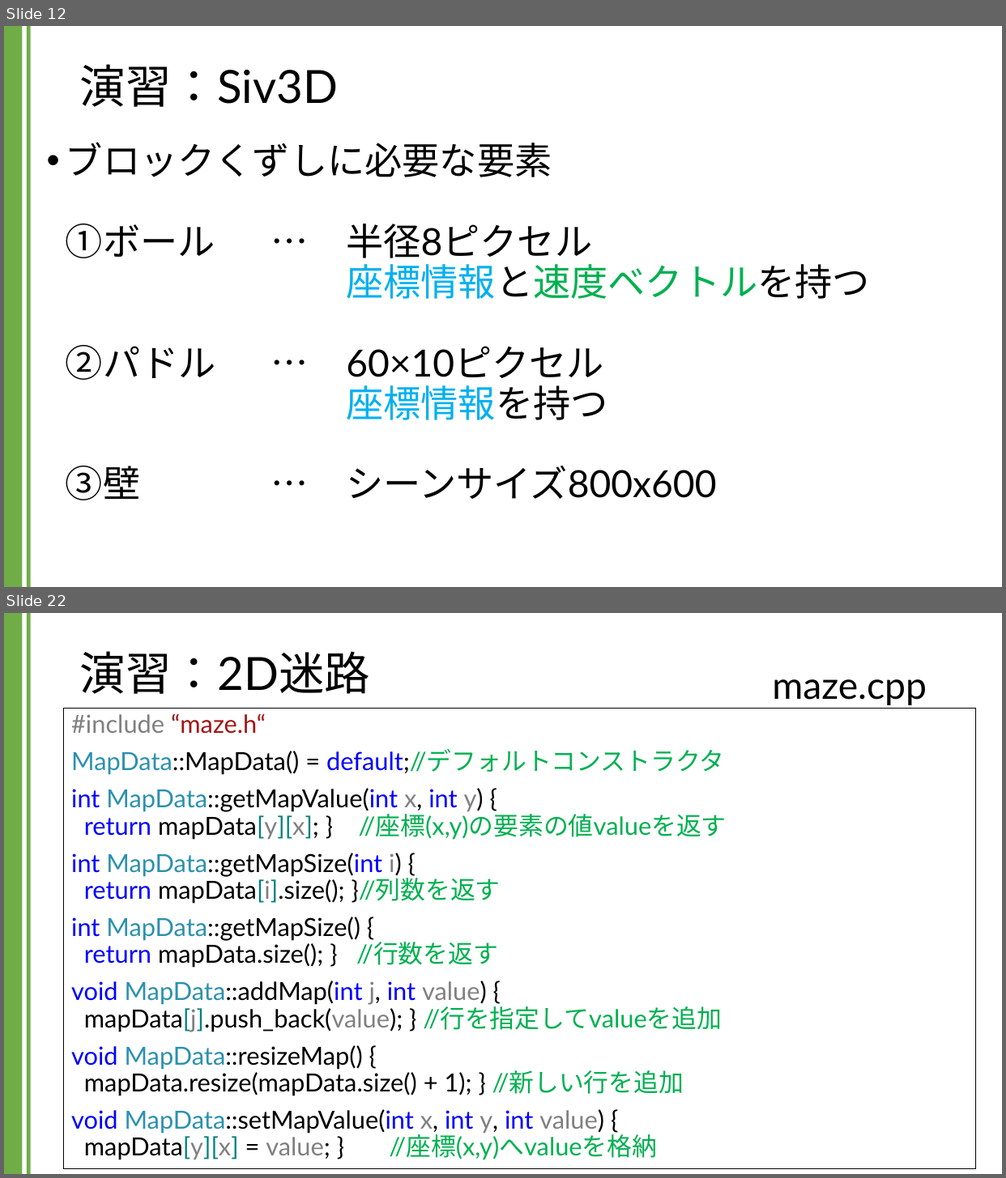
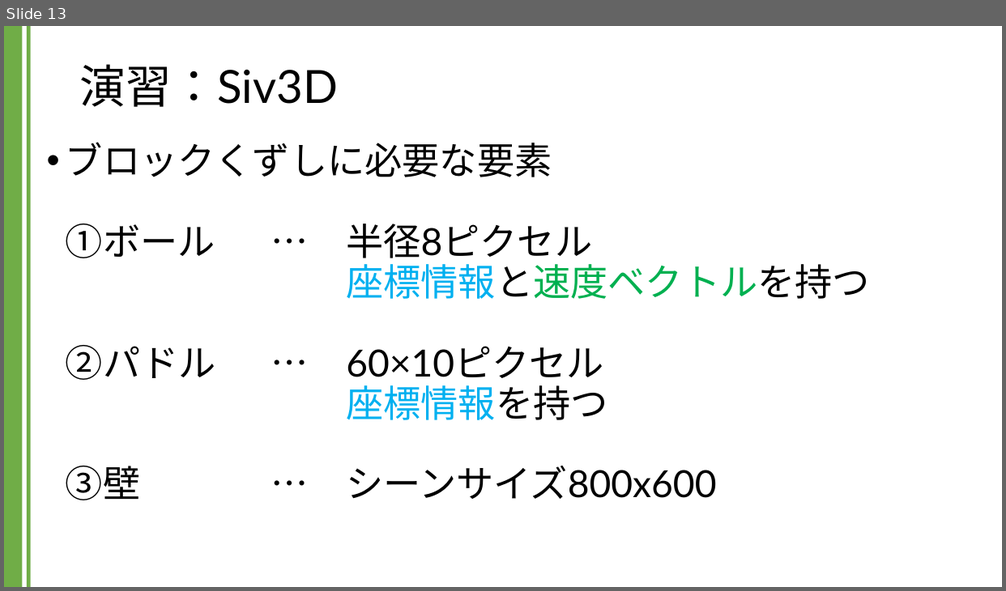
Before and after one commit to kic-murata/cpp2024, a slide deck: 授業資料/演習課題：Siv3D.pptx. Shown one above the other, each under a label of ours: slides 12 and 22 before the commit, slide 13 after it; the slides between them are not shown. The pictures are 1006x1178 and 1006x591 pixels, drawn with LibreOffice and Linux fonts; fonts in the diff are those of the drawing; background and template pictures are left out. Boxes give left, top, right and bottom in pixels: in the first picture for what was removed or moved away, otherwise in the second. Text is boxed around its words. In the diff, an @@ line names an element or a change of style, - is before the commit and + after.

```diff
--- a/授業資料/演習課題：Siv3D.pptx
+++ b/授業資料/演習課題：Siv3D.pptx
@@ slide 22 removed at <box>4,613,1002,1174</box>, background #FFFFFF; not listed: 2 template elements that a slide beside it also shows @@
@@ title removed at <box>80,651,370,694</box> @@
-演習：2D迷路
@@ text removed at <box>772,679,926,705</box> @@
-maze.cpp
@@ rectangle removed at <box>64,708,976,1169</box> @@
-#include “maze.h“
-MapData::MapData() = default;//デフォルトコンストラクタ
-int MapData::getMapValue(int x, int y) {
-return mapData[y][x]; } //座標(x,y)の要素の値valueを返す
-int MapData::getMapSize(int i) {
-return mapData[i].size(); }//列数を返す
-int MapData::getMapSize() {
-return mapData.size(); } //行数を返す
-void MapData::addMap(int j, int value) {
-mapData[j].push_back(value); } //行を指定してvalueを追加
-void MapData::resizeMap() {
-mapData.resize(mapData.size() + 1); } //新しい行を追加
-void MapData::setMapValue(int x, int y, int value) {
-mapData[y][x] = value; } //座標(x,y)へvalueを格納
@@ what was slide 12 is now slide 13 @@
```
Also in this commit, not shown: 1 slide changed, 10 slides added, 49 other slides removed.
